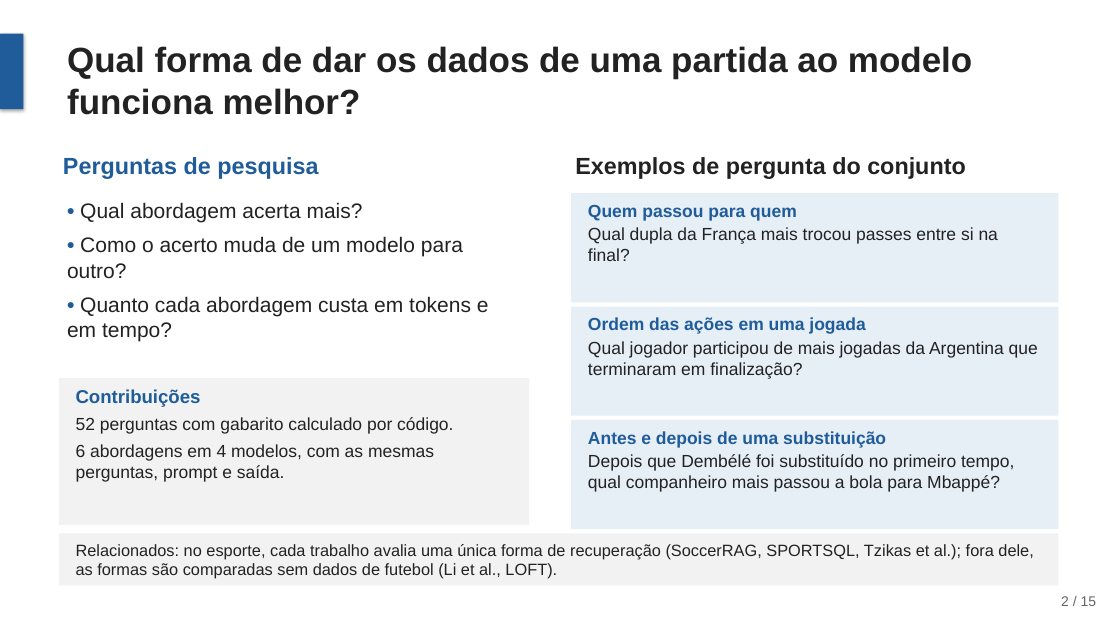
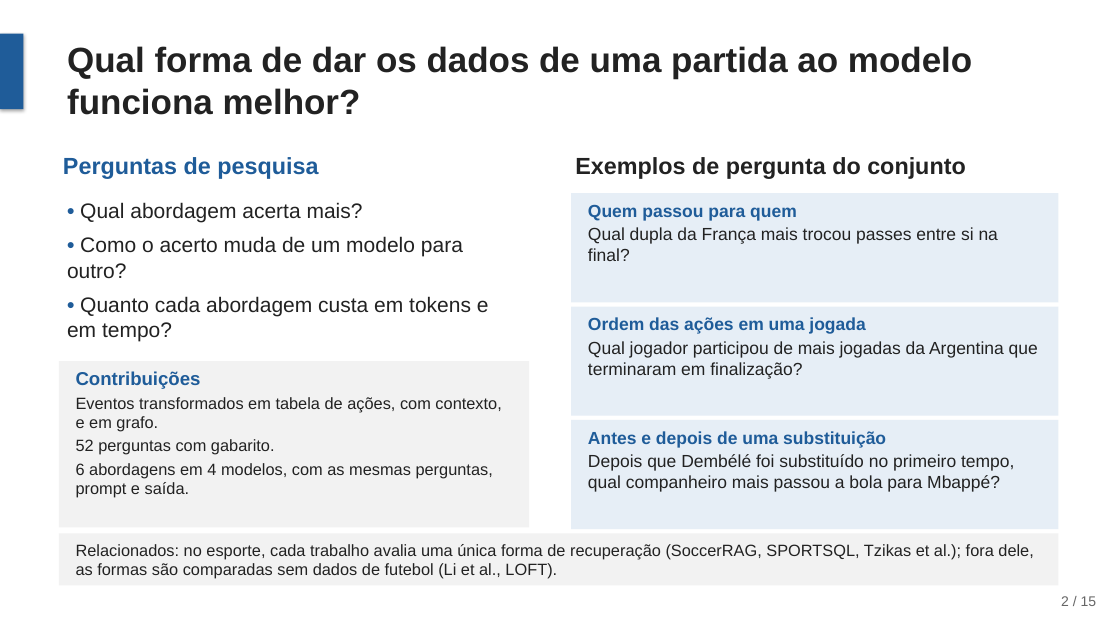
Before and after one commit to joaowinderfeldbussolotto/football-tactics-knowledge-graph, a slide deck: slide 2 of apresentacao/apresentacao.pptx. Drawn at 1120x630 pixels with LibreOffice and Linux fonts; fonts in the diff are those of the drawing. Boxes give left, top, right and bottom in pixels: in the first picture for what was removed or moved away, otherwise in the second. Text is boxed around its words. In the diff, an @@ line names an element or a change of style, - is before the commit and + after.

```diff
--- a/apresentacao/apresentacao.pptx
+++ b/apresentacao/apresentacao.pptx
@@ rectangle: place and size @@
-rectangle at (59,378,529,525)
+rectangle at (59,361,529,528)
@@ text "Contribuições": place and size @@
-text "Contribuições" at (76,389,453,482)
+text "Contribuições" at (76,371,501,498)
@@ text at (76,371,493,498): size 15 to 14 pt in "6 abordagens em 4 modelos, com as ..."; less space between paragraphs @@
@@ text at (76,397,501,455): text changed; size 15 to 14 pt @@
-52 perguntas com gabarito calculado por código.
+Eventos transformados em tabela de ações, com contexto, e em grafo.
+52 perguntas com gabarito.
```
Also in this commit, not shown: 8 other slides changed, 2 other files.
